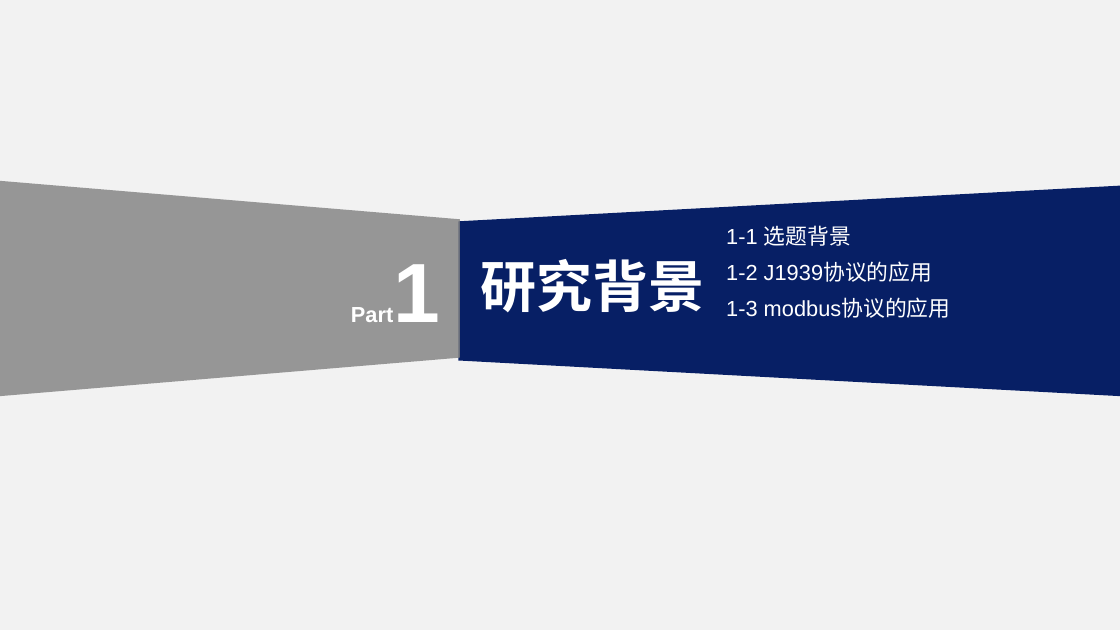
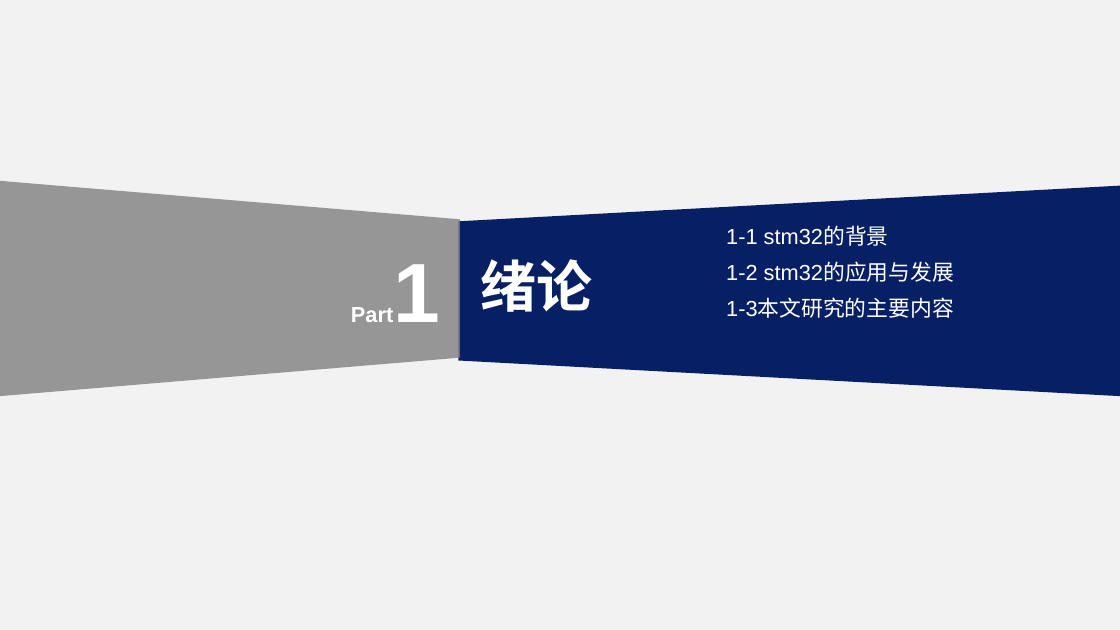
Before and after one commit to zhangjialu1996/20151104829-zjl, a slide deck: slide 2 of 20151104829-zjl-stm32协议转换设计与实现/20151104829张家禄-开题报告.pptx. Drawn at 1120x630 pixels with LibreOffice and Linux fonts; fonts in the diff are those of the drawing. Boxes give left, top, right and bottom in pixels: in the first picture for what was removed or moved away, otherwise in the second. Text is boxed around its words. In the diff, an @@ line names an element or a change of style, - is before the commit and + after.

```diff
--- a/20151104829-zjl-stm32协议转换设计与实现/20151104829张家禄-开题报告.pptx
+++ b/20151104829-zjl-stm32协议转换设计与实现/20151104829张家禄-开题报告.pptx
@@ text at [726, 227, 889, 246]: text changed @@
-1-1 选题背景
+1-1 stm32的背景
@@ text at [480, 259, 592, 312]: text changed @@
-研究背景
+绪论
@@ text at [726, 262, 954, 282]: text changed @@
-1-2 J1939协议的应用
+1-2 stm32的应用与发展
@@ text at [726, 298, 954, 318]: text changed @@
-1-3 modbus协议的应用
+1-3本文研究的主要内容
```
Also in this commit, not shown: 3 other slides changed, 5 slides added, 3 slides removed, 1 other file.
